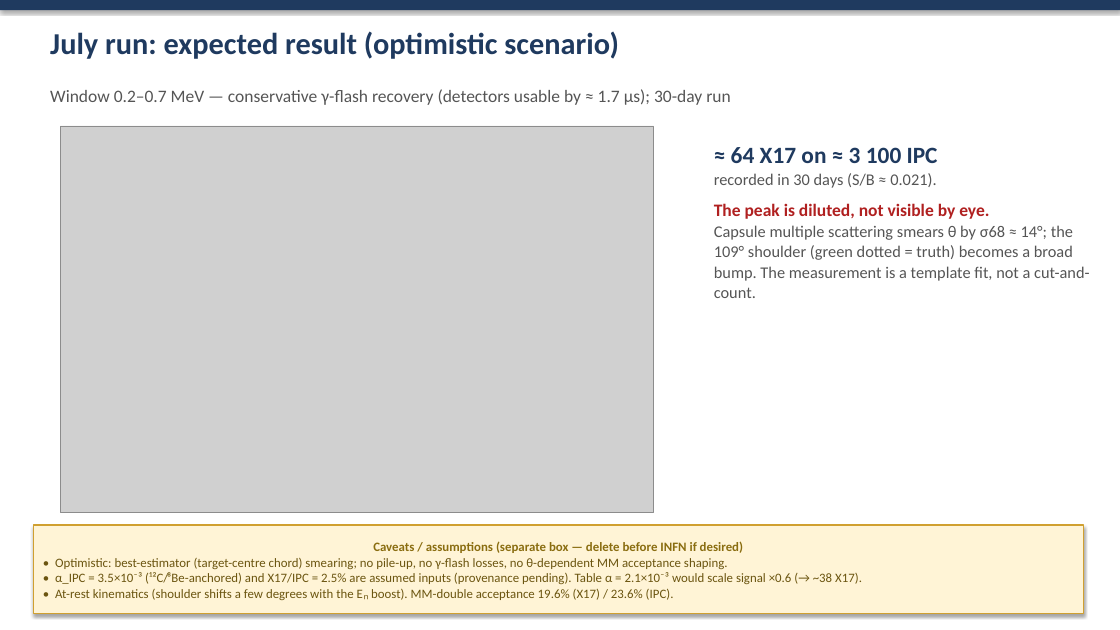
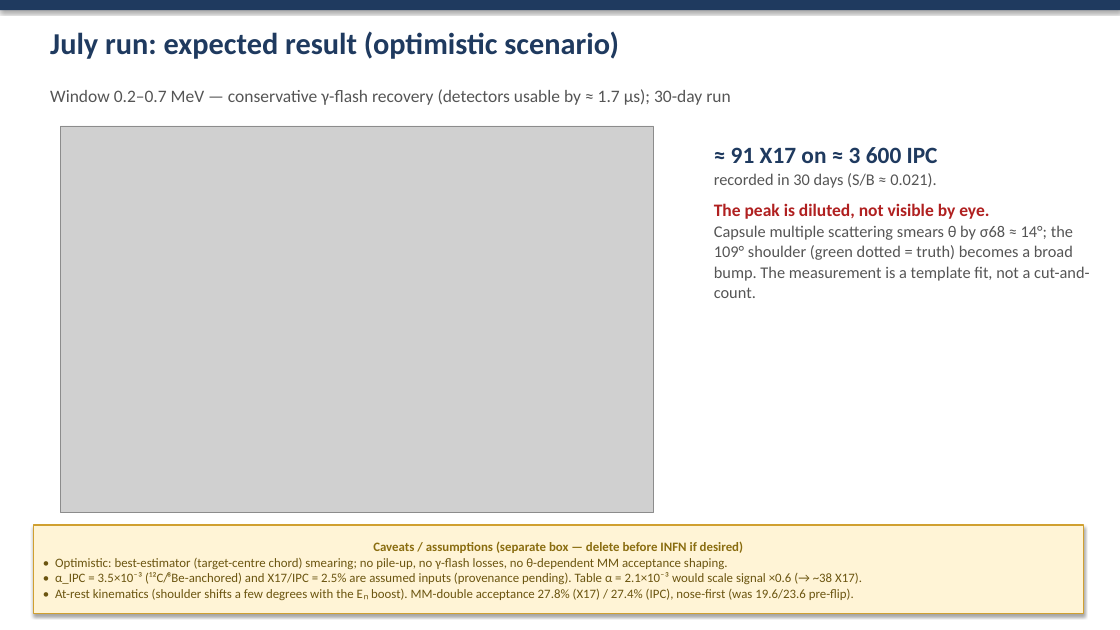
Before and after one commit to Dyn0402/MX17_Full_Geant, a slide deck: slide 4 of docs/slides/MX17_results.pptx. Drawn at 1120x630 pixels with LibreOffice and Linux fonts; fonts in the diff are those of the drawing; grey boxes stand for pictures. Boxes give left, top, right and bottom in pixels: in the first picture for what was removed or moved away, otherwise in the second. Text is boxed around its words. In the diff, an @@ line names an element or a change of style, - is before the commit and + after.

```diff
--- a/docs/slides/MX17_results.pptx
+++ b/docs/slides/MX17_results.pptx
@@ text at box(731, 147, 938, 163): text changed @@
-≈ 64 X17 on ≈ 3 100 IPC
+≈ 91 X17 on ≈ 3 600 IPC
@@ text in rectangle at box(55, 589, 854, 600): text changed @@
-• At-rest kinematics (shoulder shifts a few degrees with the Eₙ boost). MM-double acceptance 19.6% (X17) / 23.6% (IPC).
+• At-rest kinematics (shoulder shifts a few degrees with the Eₙ boost). MM-double acceptance 27.8% (X17) / 27.4% (IPC), nose-first (was 19.6/23.6 pre-flip).
```
Also in this commit, not shown: 6 other slides changed, 6 other files.
